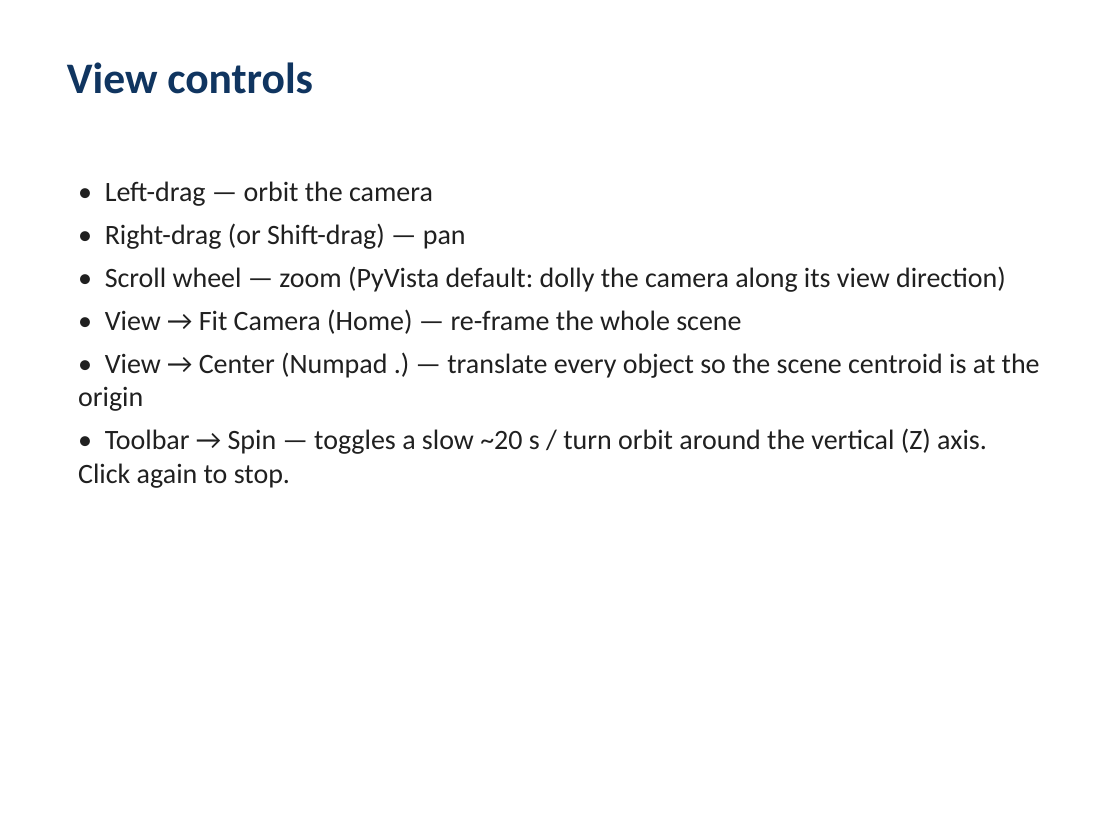
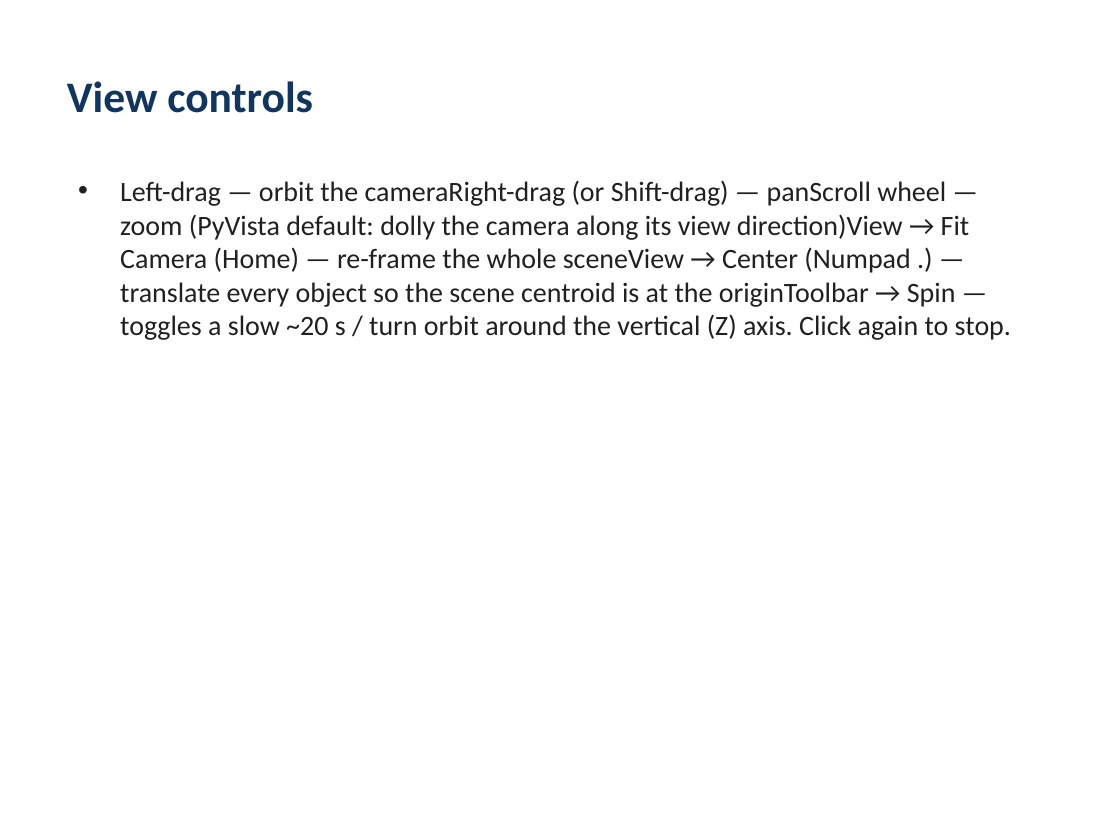
Before and after one commit to kekegg/protein-studio, a slide deck: slide 6 of docs/UserGuide.pptx. Drawn at 1120x840 pixels with LibreOffice and Linux fonts; fonts in the diff are those of the drawing. Boxes give left, top, right and bottom in pixels: in the first picture for what was removed or moved away, otherwise in the second. Text is boxed around its words. In the diff, an @@ line names an element or a change of style, - is before the commit and + after.

```diff
--- a/docs/UserGuide.pptx
+++ b/docs/UserGuide.pptx
@@ text "View controls" at (67,81,313,113): vertical alignment top to middle @@
@@ text at (120,180,1011,340): text changed @@
-• Left-drag — orbit the camera
-• Right-drag (or Shift-drag) — pan
-• Scroll wheel — zoom (PyVista default: dolly the camera along its view direction)
-• View → Fit Camera (Home) — re-frame the whole scene
-• View → Center (Numpad .) — translate every object so the scene centroid is at the origin
-• Toolbar → Spin — toggles a slow ~20 s / turn orbit around the vertical (Z) axis. Click again to stop.
+• Left-drag — orbit the cameraRight-drag (or Shift-drag) — panScroll wheel — zoom (PyVista default: dolly the camera along its view direction)View → Fit Camera (Home) — re-frame the whole sceneView → Center (Numpad .) — translate every object so the scene centroid is at the originToolbar → Spin — toggles a slow ~20 s / turn orbit around the vertical (Z) axis. Click again to stop.
```
Also in this commit, not shown: 10 other slides changed, 1 slide added, 8 other files.
